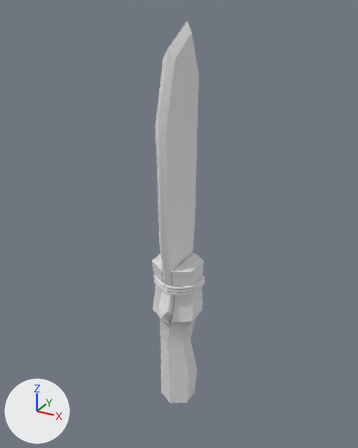
An edit to the Blender file Content/Weapons/StoneSword/Meshes/SM_StoneSword_001.blend, drawn before and after from the same camera.
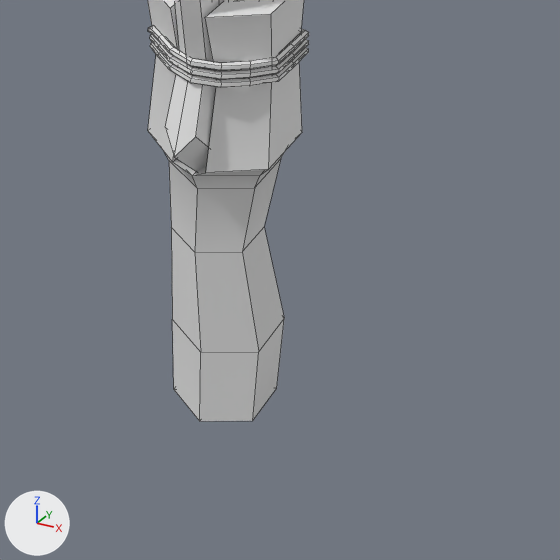
Old and new are each drawn whole from a 50 mm camera at (0.273, -0.494, 0.514) aimed at (-0.006, 0.014, 0.261) and again close up on the part from 29% to 80% of the width and 60% to 100% of the height. Arrows for +X, +Y and +Z are at lower left; the lights stay in place. The close-ups show mesh edges as thin lines.

Names of what the first close-up shows: 'StoneSword'.
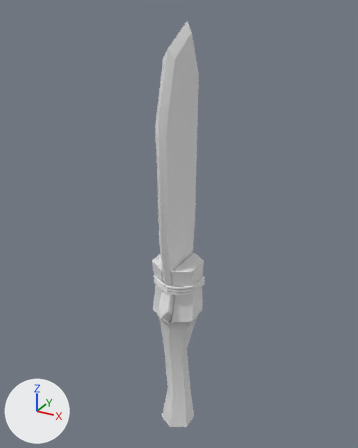
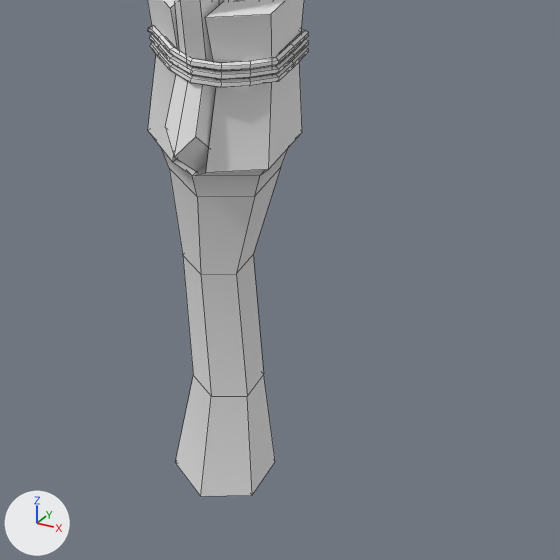
The newer file is also turned or shifted as a whole; pictures and numbers use the older file's frame.

Location of each change, [x1, y1, x2, y2] in pixels of the close-ups (560 x 560 px; the box of a moved part takes in the faces that stretch with it):
'StoneSword', reshaped: before [147, 0, 309, 421]; after [147, 0, 309, 496]
part 1 of me_circle, moved or reshaped: before [165, 152, 285, 421]; after [161, 148, 288, 496]

Diff of the bpy script that builds the scene:
```diff
--- a/Content/Weapons/StoneSword/Meshes/SM_StoneSword_001.blend.py
+++ b/Content/Weapons/StoneSword/Meshes/SM_StoneSword_001.blend.py
@@ me_circle @@
 me_circle.from_pydata(...)  # 415 vertices, 414 faces; spans x -0.072..0.07, y -0.093..0.093, z 0.0..1.096
 # used by ob_stonesword; location = (0.0, 0.0, 0.0); scale = (0.459, 0.455, 0.456)
 # before: 0 (0.0, 0.053, 0.0), 1 (-0.046, 0.026, 0.0), 2 (-0.046, -0.026, 0.0) at pixel (173, 389), 3 (0.0, -0.053, 0.0) at pixel (199, 421), 4 (0.046, -0.026, 0.0) at pixel (252, 420)
 # before: 5 (0.046, 0.026, 0.0) at pixel (276, 388), 6 (0.0, 0.053, 0.281), 7 (-0.046, 0.027, 0.281), 8 (-0.046, -0.027, 0.281) at pixel (168, 160), 9 (0.0, -0.053, 0.281) at pixel (197, 188)
 # before: 10 (0.046, -0.027, 0.281) at pixel (254, 187), 11 (0.046, 0.027, 0.281) at pixel (280, 158), 109 (0.0, 0.0, 0.0)
-me_circle.vertices[108].co = (-0.003, -0.054, 0.207)  # pixel (194, 252)
-me_circle.vertices[110].co = (0.036, 0.013, 0.207)  # pixel (264, 226)
-me_circle.vertices[111].co = (0.036, -0.032, 0.207)  # pixel (242, 251)
-me_circle.vertices[112].co = (-0.042, -0.032, 0.207)  # pixel (171, 227)
-me_circle.vertices[113].co = (-0.042, 0.013, 0.207)
-me_circle.vertices[114].co = (-0.003, 0.036, 0.207)
-me_circle.vertices[115].co = (-0.048, -0.023, 0.086)  # pixel (172, 319)
-me_circle.vertices[116].co = (0.05, 0.034, 0.086)  # pixel (284, 318)
-me_circle.vertices[117].co = (0.001, -0.051, 0.086)  # pixel (200, 352)
-me_circle.vertices[118].co = (0.001, 0.062, 0.086)
-me_circle.vertices[119].co = (0.05, -0.023, 0.086)  # pixel (258, 351)
-me_circle.vertices[120].co = (-0.048, 0.034, 0.086)
+# me_circle part 1
+for i in [*range(0, 6), 109]: me_circle.vertices[i].co += Vector((0.0, 0.0, -0.1))
+for i in [*range(6, 12)]: me_circle.vertices[i].co += Vector((0.0, 0.0, -0.009))
+me_circle.vertices[108].co = (-0.003, -0.044, 0.175)  # pixel (200, 274)
+me_circle.vertices[110].co = (0.027, 0.008, 0.175)  # pixel (253, 254)
+me_circle.vertices[111].co = (0.027, -0.026, 0.175)  # pixel (236, 273)
+me_circle.vertices[112].co = (-0.033, -0.026, 0.175)  # pixel (182, 255)
+me_circle.vertices[113].co = (-0.033, 0.008, 0.175)
+me_circle.vertices[114].co = (-0.003, 0.025, 0.175)
+me_circle.vertices[115].co = (-0.03, -0.013, 0.015)  # pixel (193, 375)
+me_circle.vertices[116].co = (0.032, 0.023, 0.015)  # pixel (263, 374)
+me_circle.vertices[117].co = (0.001, -0.03, 0.015)  # pixel (211, 396)
+me_circle.vertices[118].co = (0.001, 0.041, 0.015)
+me_circle.vertices[119].co = (0.032, -0.013, 0.015)  # pixel (247, 396)
+me_circle.vertices[120].co = (-0.03, 0.023, 0.015)
 me_circle.materials.append(mat_swordedge)
```
